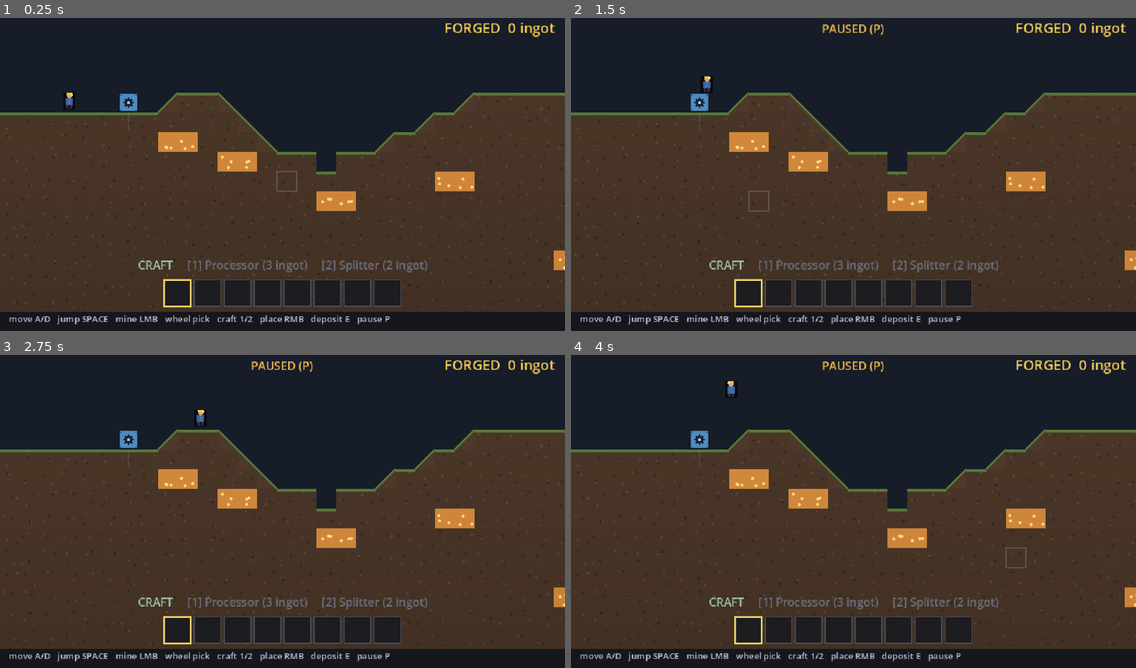
Above: before the commit, frames 1-4 (two rows, left to right).
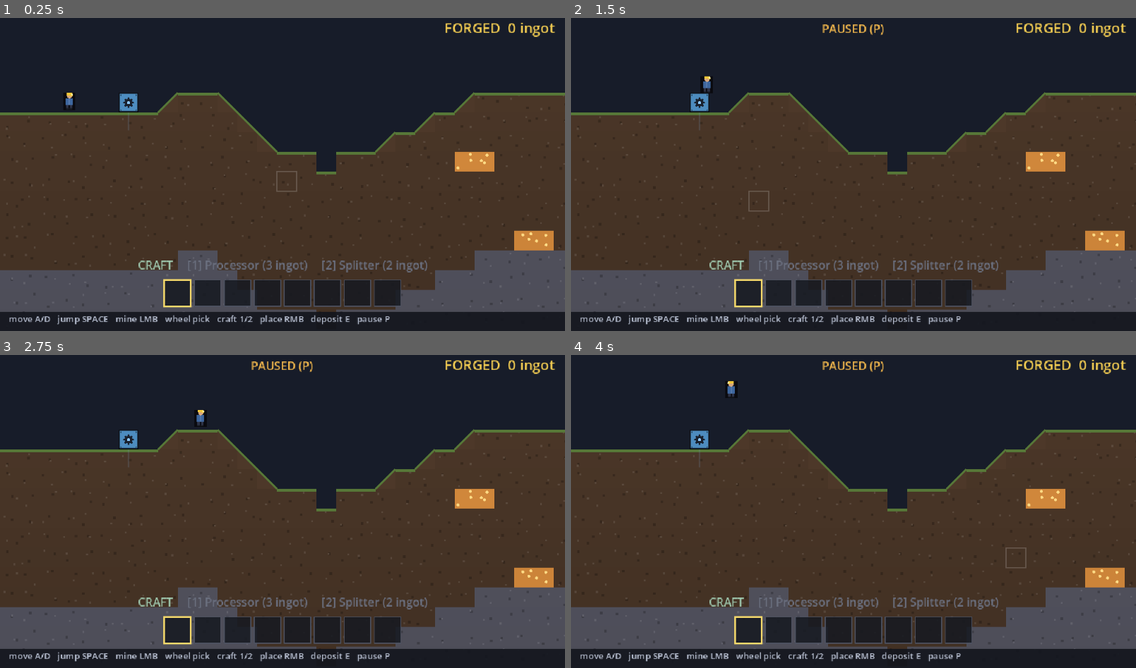
Above: after the commit, the same moments.

Repository: teohondascully/sinkforge
Game: Godot game, scene res://scenes/main.tscn
Same seed, same stepped clock (60 frames per second), same inputs: the game is played once before the commit and once after it.
Inputs (mouse positions are in pixels of both pictures, inside the frame that each line leads up to):
- Up to frame 1 (0.25 s): no input
- Up to frame 2 (1.5 s): tap Enter at 0.5 s; move the mouse to (977, 155) at 0.52 s; hold Right 0.53-1.25 s; tap P at 0.6 s; click (977, 155) at 0.67 s; tap Space at 0.77 s; drag from (740, 187) to (825, 237) at 1.27 s
- Up to frame 3 (2.75 s): tap Space at 2 s; move the mouse to (339, 439) at 2.02 s; hold Right from 2.03 s (still down); tap 1 at 2.1 s
- Up to frame 4 (4 s): release Right at 2.75 s; drag from (825, 574) to (684, 461) at 2.77 s; tap Enter at 3.5 s; move the mouse to (1023, 558) at 3.52 s; hold Left from 3.53 s (still down); tap E at 3.6 s; tap Space at 3.77 s

The runs differ from the first frame. In frame 1, 12% of the frame differs, in the area x 0-100%, y 36-94%; in frame 2, 12%; in frame 3, 12%; in frame 4, 12%.

Commit message:
worldgen slice 2: WorldData + WorldGen seam (generation decoupled from the sim)
The producer half of the handshake. Terrain is no longer hand-coded in MainView —
a swappable WorldGen makes a WorldData (plain two-grid data), the sim ingests it.

- src/core/world_data.gd: the handshake artifact — cols/rows/seed + blocks & walls
 grids (cell -> material id). No engine/sim deps; testable in isolation.
- src/core/world_gen.gd: abstract WorldGen.generate(cols,rows,seed) -> WorldData,
 contractually deterministic (seeded RNG).
- src/core/heightmap_world_gen.gd: first concrete generator — reproduces the heightmap
 surface (flat spawn/forge region preserved), seeded ore scatter, and a STONE layer
 below a depth (the "richer" smoke test: a new material id added to gen with ZERO
 renderer change — it just reads stone.tres).
- factory_sim.gd: load_world(WorldData) ingest; wall grid + wall_at/set_wall; mine()
 now leaves the background wall intact (carve the block, wall stays — Terraria-style).
- main.gd: _seed_world now builds via HeightmapWorldGen + sim.load_world (MainView no
 longer knows HOW the world is made); WORLD_SEED const; dropped _seed_surface_row
 (moved into the generator); registered stone.tres.
- run_tests.gd: _test_worldgen — determinism (same seed → identical blocks; different
 seed → different world), the stone smoke test, sim ingest, and wall-persists-on-mine.

Harness: 80 sim checks PASS; capture shows the stone layer + seeded ore, look otherwise
preserved at 0.70x.

Diff:
--- a/scenes/main.gd
+++ b/scenes/main.gd
@@ -24,6 +24,7 @@
 const MINE_TIME: float = 0.12      ## seconds between mined cells while holding
 const WORLD_SIZE := Vector2(FactorySim.GRID_COLS * CELL, FactorySim.GRID_ROWS * CELL)
 const CAMERA_ZOOM: float = 0.7     ## camera zoom (provisional, tuned by eye); smaller = further out
+const WORLD_SEED: int = 1337       ## fixed gen seed (provisional; expose to a new-game UI later)
 
 const SKY_COLOR := Color(0.09, 0.11, 0.16)         ## open air ABOVE the surface
 const WALL_COLOR := Color(0.16, 0.12, 0.095)       ## dug-out BACK WALL (dark dirt) behind carved rooms
@@ -58,6 +59,7 @@
 	for path: String in [
 		"res://src/data/materials/earth.tres",
 		"res://src/data/materials/ore.tres",
+		"res://src/data/materials/stone.tres",
 	]:
 		var def: MaterialDef = load(path)
 		_materials[def.id] = def
@@ -111,37 +113,18 @@
 	add_child(layer)
 
 
-## Build the starting world: open sky on top, an UNDULATING earth surface (so the world reads as
-## hills with smooth slopes, not a flat slab), an output chute under the forge, ore veins to dig,
-## and the lone Processor the player hand-feeds. The spawn/forge region (cols ≤ 8) is kept flat so
-## the motion harness stays valid and the first loop is easy.
+## Build the starting world through the world-engine handshake (docs/WORLDGEN.md): a swappable
+## WorldGen produces a WorldData (two material grids); the sim ingests it. MainView no longer knows
+## HOW the world is made — swap the generator and nothing here changes. Then place the lone Processor
+## forge the player hand-feeds (a machine, not terrain — stays MainView's concern).
 func _seed_world() -> void:
-	for col: int in FactorySim.GRID_COLS:
-		var top: int = _seed_surface_row(col)
-		for row: int in range(top, FactorySim.GRID_ROWS):
-			sim.set_solid(Vector2i(col, row), &"earth")
-	# Ore veins scattered through the earth (only set where there IS earth, so hills don't float ore).
-	var veins: Array = [
-		[8, 6], [9, 6], [11, 7], [12, 7], [16, 9], [17, 9], [22, 8], [23, 8], [28, 12], [29, 12],
-		[34, 10], [35, 10], [41, 14], [42, 14], [13, 18], [14, 18], [50, 11], [51, 11], [60, 16], [61, 16]]
-	for vein: Array in veins:
-		var cell := Vector2i(int(vein[0]), int(vein[1]))
-		if sim.is_solid(cell):
-			sim.set_solid(cell, &"ore")
+	var gen: WorldGen = HeightmapWorldGen.new()
+	var world: WorldData = gen.generate(FactorySim.GRID_COLS, FactorySim.GRID_ROWS, WORLD_SEED)
+	sim.load_world(world)
 	var processor: MachineDef = load("res://src/data/machines/processor.tres")
 	# The forge sits ON the surface (row 4, resting on the row-5 grass), not floating in the sky. It's
 	# fed ONLY by ore you dig + deposit; forged ingots pile in its own cell to be walked over.
 	sim.place_machine(processor, Vector2i(6, 4))
-
-
-## Surface (topmost solid) row for a column. Flat at row 5 across the spawn/forge/measure region
-## (cols ≤ 8); gentle layered-sine hills beyond, so the terrain steps by a tile here and there and
-## those steps render as smooth diagonal slopes.
-func _seed_surface_row(col: int) -> int:
-	if col <= 8:
-		return 5
-	var h: float = 5.0 - 2.2 * sin(float(col) * 0.30) - 1.1 * sin(float(col) * 0.11 + 1.7)
-	return clampi(int(round(h)), 3, 11)
 
 
 func _process(delta: float) -> void:
--- a/src/core/factory_sim.gd
+++ b/src/core/factory_sim.gd
@@ -25,6 +25,10 @@
 ## effect of the real-time avatar moving — so the sim stays deterministic and serializable. The
 ## avatar lives in the representation layer and never enters the tick (docs/RISKS.md "embodied").
 var solid: Dictionary = {}
+## Background WALL layer (cell -> material id): what sits BEHIND a cell, independent of whether the
+## cell is solid. Mining a block leaves its wall (Terraria-style). Read-only to the view (wall_at);
+## written only by load_world / set_wall. Not collision (you walk through walls), not "items present".
+var wall: Dictionary = {}
 ## What the player is carrying (item StringName -> count). Session state owned by the sim (so it is
 ## deterministic + serializable); the avatar only triggers discrete mine/deposit calls. Counted as
 ## "items present" for conservation. Rendered as the inventory hotbar (see `inventory_slots`).
@@ -86,9 +90,40 @@
 		solid[cell] = material
 
 
+## The background wall material in a cell (e.g. &"stone_wall"), or &"" if none. View reads this to
+## draw the carved-room backing behind dug-out cells.
+func wall_at(cell: Vector2i) -> StringName:
+	return wall.get(cell, &"")
+
+
+## Set or clear a background wall cell (in-bounds; &"" clears). Discrete edit like set_solid.
+func set_wall(cell: Vector2i, material: StringName = &"") -> void:
+	if not in_bounds(cell):
+		return
+	if material == &"":
+		wall.erase(cell)
+	else:
+		wall[cell] = material
+
+
+## Ingest a generated world (the gen→sim handshake): replace terrain with the WorldData's two grids.
+## Only cells in bounds are taken. The avatar/machines are unaffected; this is the start-of-world
+## seeding step that replaces the old hand-coded _seed_world terrain loop.
+func load_world(world: WorldData) -> void:
+	solid.clear()
+	wall.clear()
+	for cell: Vector2i in world.blocks:
+		if in_bounds(cell):
+			solid[cell] = world.blocks[cell]
+	for cell: Vector2i in world.walls:
+		if in_bounds(cell):
+			wall[cell] = world.walls[cell]
+
+
 ## Player action: dig out a solid cell. Returns the material mined (&"earth"/&"ore"), or &"" if the
 ## cell was already open. Mining an ORE vein yields one ore into the player's pack — and that ore is
 ## genuinely produced from the world, so it counts toward total_produced (conservation stays true).
+## The cell's background WALL is left intact (you carve the block, the wall stays behind).
 func mine(cell: Vector2i) -> StringName:
 	if not solid.has(cell):
 		return &""
--- /dev/null
+++ b/src/core/heightmap_world_gen.gd
@@ -0,0 +1,58 @@
+class_name HeightmapWorldGen
+extends WorldGen
+
+## The first concrete generator — reproduces today's hand-seeded world through the WorldData
+## contract: an undulating heightmap surface (flat across the spawn/forge region so the motion
+## harness stays valid), earth down to a depth then a STONE layer (the "richer" smoke test that
+## proves extending generation is a localized change), and seeded ore veins scattered in the rock.
+## Walls are filled in Slice 3. Deterministic in (cols, rows, seed) via a seeded RNG.
+
+## Spawn/forge region (columns <= this) is kept flat so the player + harness have stable ground.
+const FLAT_COLS: int = 8
+const FLAT_SURFACE_ROW: int = 5
+## Earth turns to STONE this many tiles below the surface — sells depth, and demonstrates a new
+## material dropped into generation without touching sim or renderer.
+const STONE_DEPTH: int = 8
+## Roughly the old vein density (~0.3 veins per column, 2 cells wide).
+const VEIN_DENSITY: float = 0.3
+
+
+func generate(cols: int, rows: int, seed: int) -> WorldData:
+	var world := WorldData.new()
+	world.cols = cols
+	world.rows = rows
+	world.seed = seed
+	var rng := RandomNumberGenerator.new()
+	rng.seed = seed
+
+	# Surface + fill: earth near the top, stone below STONE_DEPTH.
+	var surface: PackedInt32Array = PackedInt32Array()
+	for col: int in cols:
+		var top: int = _surface_row(col)
+		surface.append(top)
+		for row: int in range(top, rows):
+			var below: int = row - top
+			world.blocks[Vector2i(col, row)] = &"stone" if below >= STONE_DEPTH else &"earth"
+
+	# Ore veins: seeded scatter, 2 cells wide, embedded wherever there's rock.
+	var veins: int = int(round(float(cols) * VEIN_DENSITY))
+	for _i: int in veins:
+		var cx: int = rng.randi_range(0, cols - 2)
+		var cy: int = rng.randi_range(surface[cx] + 1, rows - 1)
+		for dx: int in [0, 1]:
+			var cell: Vector2i = Vector2i(cx + dx, cy)
+			var here: StringName = world.blocks.get(cell, &"")
+			if here == &"earth" or here == &"stone":
+				world.blocks[cell] = &"ore"
+
+	return world
+
+
+## Topmost solid row for a column: flat across the spawn/forge region, gentle layered-sine hills
+## beyond (so steps render as smooth diagonal slopes). Seed-independent for now — a future generator
+## can make the surface seeded; the seam already supports it.
+func _surface_row(col: int) -> int:
+	if col <= FLAT_COLS:
+		return FLAT_SURFACE_ROW
+	var h: float = 5.0 - 2.2 * sin(float(col) * 0.30) - 1.1 * sin(float(col) * 0.11 + 1.7)
+	return clampi(int(round(h)), 3, 11)
--- /dev/null
+++ b/src/core/world_data.gd
@@ -0,0 +1,23 @@
+class_name WorldData
+extends RefCounted
+
+## THE HANDSHAKE ARTIFACT (see docs/WORLDGEN.md). What a WorldGen PRODUCES and the FactorySim
+## INGESTS — plain data with no engine/scene/sim dependency, so a generator can be built and tested
+## in isolation. Two material grids (the bounded, two-layer world) plus the provenance that made it.
+##
+## Cells store material IDS (StringName); the appearance of an id lives in its MaterialDef (the
+## visualiser's registry). Improve generation (fill these grids differently) or the look (edit
+## MaterialDefs) without either side knowing about the other.
+
+var cols: int = 0
+var rows: int = 0
+## The seed that produced this world — stored for determinism/repro (same seed → identical grids).
+var seed: int = 0
+## Foreground solid layer: cell (Vector2i) -> material id. The ground you stand on and dig.
+var blocks: Dictionary = {}
+## Background layer: cell (Vector2i) -> material id. Walls behind dug-out cells (Terraria-style).
+var walls: Dictionary = {}
+
+
+func in_bounds(cell: Vector2i) -> bool:
+	return cell.x >= 0 and cell.x < cols and cell.y >= 0 and cell.y < rows
--- /dev/null
+++ b/src/core/world_gen.gd
@@ -0,0 +1,15 @@
+class_name WorldGen
+extends RefCounted
+
+## THE SWAPPABLE PRODUCER (see docs/WORLDGEN.md). A generator turns a spec (size + seed) into a
+## WorldData. Base interface only — concrete generators (HeightmapWorldGen, future cave/biome/
+## structure generators) override `generate`. Improving generation = a NEW WorldGen; nothing in the
+## sim or the renderer changes, because both speak only WorldData + material ids.
+##
+## Contract: generation MUST be deterministic in (cols, rows, seed) — same inputs → identical
+## WorldData — to fit the sim's determinism ethos. Use a seeded RandomNumberGenerator, never the
+## global RNG.
+
+func generate(cols: int, rows: int, seed: int) -> WorldData:
+	push_error("WorldGen.generate is abstract — use a concrete generator")
+	return null
--- /dev/null
+++ b/src/data/materials/stone.tres
@@ -0,0 +1,14 @@
+[gd_resource type="Resource" script_class="MaterialDef" load_steps=2 format=3]
+
+[ext_resource type="Script" path="res://src/data/material_def.gd" id="1_mat"]
+
+[resource]
+script = ExtResource("1_mat")
+id = &"stone"
+display_name = "Stone"
+layer = &"block"
+base_color = Color(0.34, 0.34, 0.39, 1)
+grain = true
+cap_color = Color(0, 0, 0, 0)
+nugget_color = Color(0, 0, 0, 0)
+depth_darken = 0.3
--- a/tests/run_tests.gd
+++ b/tests/run_tests.gd
@@ -23,6 +23,7 @@
 	_test_inventory_slots()
 	_test_spit_and_collect()
 	_test_craft_and_build()
+	_test_worldgen()
 	if _failures == 0:
 		print("ALL PASS")
 		quit(0)
@@ -324,3 +325,29 @@
 		var present: int = _items_present(sim, item)
 		var net: int = int(sim.total_produced.get(item, 0)) - int(sim.total_consumed.get(item, 0))
 		_check(present == net, "%s conserved across craft+pickup (present=%d, net=%d)" % [item, present, net])
+
+
+## The world-engine handshake: a generator produces a WorldData deterministically; the sim ingests
+## it; mining carves a block but leaves its wall. Validates the gen↔sim contract independent of viz.
+func _test_worldgen() -> void:
+	print("- worldgen")
+	var gen: WorldGen = HeightmapWorldGen.new()
+	var a: WorldData = gen.generate(72, 40, 1337)
+	var b: WorldData = gen.generate(72, 40, 1337)
+	_check(a.blocks.size() > 0, "generated a non-empty world")
+	_check(a.blocks == b.blocks, "same seed → identical blocks (deterministic)")
+	var c: WorldData = gen.generate(72, 40, 99)
+	_check(a.blocks != c.blocks, "a different seed → a different world (ore scatter varies)")
+	# The stone smoke test: earth near the surface, stone deep down (richness via a new material id).
+	var top: int = HeightmapWorldGen.FLAT_SURFACE_ROW
+	_check(a.blocks.get(Vector2i(2, top)) == &"earth", "surface is earth")
+	_check(a.blocks.get(Vector2i(2, top + HeightmapWorldGen.STONE_DEPTH + 2)) == &"stone",
+		"deep cells are stone (a new material dropped into generation)")
+	# Ingest + wall persistence (forward-covers Slice 3): mining clears the block, keeps the wall.
+	var sim: FactorySim = FactorySim.new()
+	sim.load_world(a)
+	_check(sim.is_solid(Vector2i(2, top)), "sim ingested the world (surface cell is solid)")
+	sim.set_wall(Vector2i(2, top), &"stone_wall")
+	sim.mine(Vector2i(2, top))
+	_check(not sim.is_solid(Vector2i(2, top)), "mining cleared the block")
+	_check(sim.wall_at(Vector2i(2, top)) == &"stone_wall", "the background wall survives mining the block")
Not shown, added: src/core/heightmap_world_gen.gd.uid
Not shown, added: src/core/world_data.gd.uid
Not shown, added: src/core/world_gen.gd.uid
